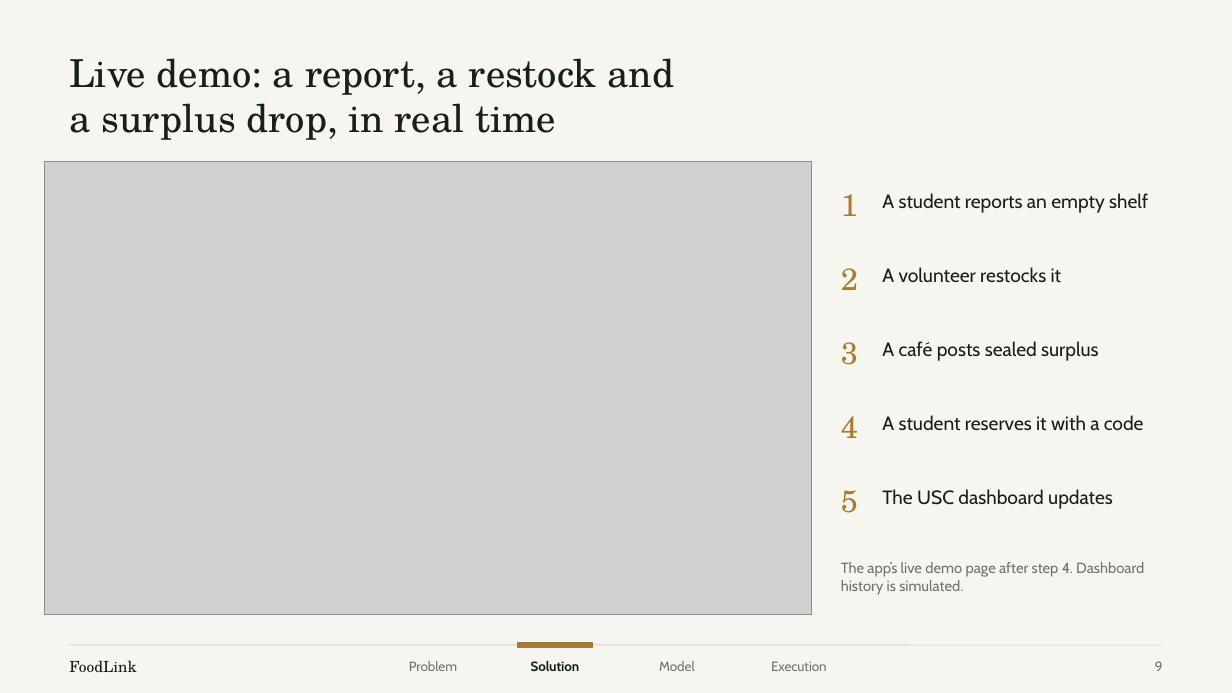
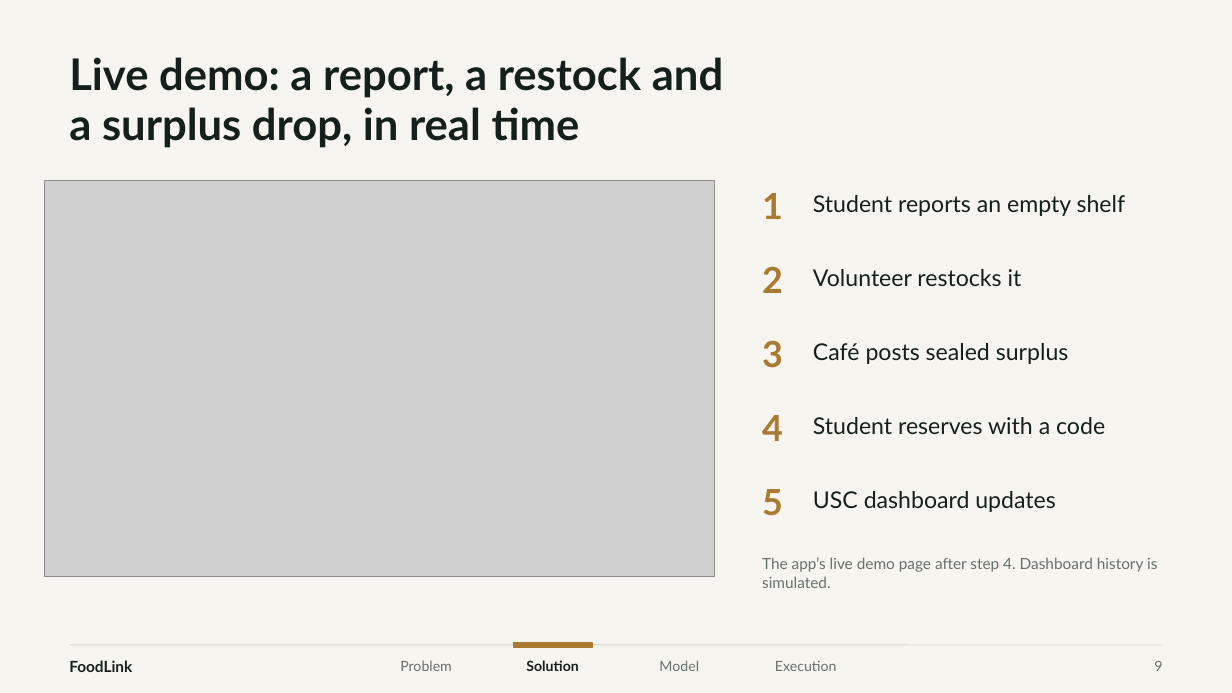
Before and after one commit to xingexu/aspire, a slide deck: slide 9 of deck/PBSN_ASPIRE_FoodLink.pptx. Drawn at 1232x693 pixels with LibreOffice and Linux fonts; fonts in the diff are those of the drawing; grey boxes stand for pictures. Boxes give left, top, right and bottom in pixels: in the first picture for what was removed or moved away, otherwise in the second. Text is boxed around its words. In the diff, an @@ line names an element or a change of style, - is before the commit and + after.

```diff
--- a/deck/PBSN_ASPIRE_FoodLink.pptx
+++ b/deck/PBSN_ASPIRE_FoodLink.pptx
@@ title "Live demo: a report, a ..." at box(69, 57, 723, 148): size 30 to 34 pt, font TeX Gyre Schola to Lato, bold on; line spacing 0.98 to 0.95 @@
@@ picture: place and size @@
-picture at box(44, 162, 811, 616)
+picture at box(44, 180, 714, 576)
@@ text "1": place and size @@
-text "1" at box(841, 194, 858, 216)
+text "1" at box(762, 193, 783, 219)
@@ text at box(813, 195, 1126, 216): text changed; size 15 to 18 pt; font Cabin to Lato @@
-A student reports an empty shelf
+Student reports an empty shelf
@@ text "2": place and size @@
-text "2" at box(841, 268, 858, 290)
+text "2" at box(762, 266, 783, 293)
@@ text at box(813, 269, 1022, 286): text changed; size 15 to 18 pt; font Cabin to Lato @@
-A volunteer restocks it
+Volunteer restocks it
@@ text "3": place and size @@
-text "3" at box(841, 342, 858, 365)
+text "3" at box(762, 340, 783, 368)
@@ text at box(813, 343, 1069, 364): text changed; size 15 to 18 pt; font Cabin to Lato @@
-A café posts sealed surplus
+Café posts sealed surplus
@@ text "4": place and size @@
-text "4" at box(841, 416, 858, 438)
+text "4" at box(762, 415, 783, 441)
@@ text at box(813, 417, 1105, 434): text changed; size 15 to 18 pt; font Cabin to Lato @@
-A student reserves it with a code
+Student reserves with a code
@@ size 24 to 28 pt, font TeX Gyre Schola to Lato, bold on in 5 elements at box(762, 266, 783, 293), box(762, 415, 783, 441), box(762, 193, 783, 219), box(762, 340, 783, 368), box(762, 489, 783, 516) @@
@@ text "5": place and size @@
-text "5" at box(841, 490, 858, 513)
+text "5" at box(762, 489, 783, 516)
@@ text at box(813, 491, 1055, 512): text changed; size 15 to 18 pt; font Cabin to Lato @@
-The USC dashboard updates
+USC dashboard updates
@@ text "The app’s live demo page ...": place and size @@
-text "The app’s live demo page ..." at box(841, 562, 1144, 595)
+text "The app’s live demo page ..." at box(762, 557, 1157, 588)
@@ text "The app’s live demo page ..." at box(762, 557, 1157, 588): size 11.5 to 12 pt, font Cabin to Lato, text colour #6B746D to #68716A @@
@@ text "FoodLink" at box(69, 660, 132, 672): font TeX Gyre Schola to Lato, bold on @@
@@ text "Problem": place and size @@
-text "Problem" at box(409, 661, 457, 671)
+text "Problem" at box(400, 660, 452, 671)
@@ text "Solution" at box(526, 660, 579, 671): size 10.5 to 11 pt, font Cabin to Lato @@
@@ rectangle: place and size @@
-rectangle at box(518, 643, 592, 648)
+rectangle at box(514, 643, 592, 648)
@@ size 10.5 to 11 pt, font Cabin to Lato, text colour #6B746D to #68716A in 3 elements at box(659, 660, 699, 671), box(400, 660, 452, 671), box(775, 661, 837, 671) @@
```
Also in this commit, not shown: 19 other slides changed, 18 other files.
